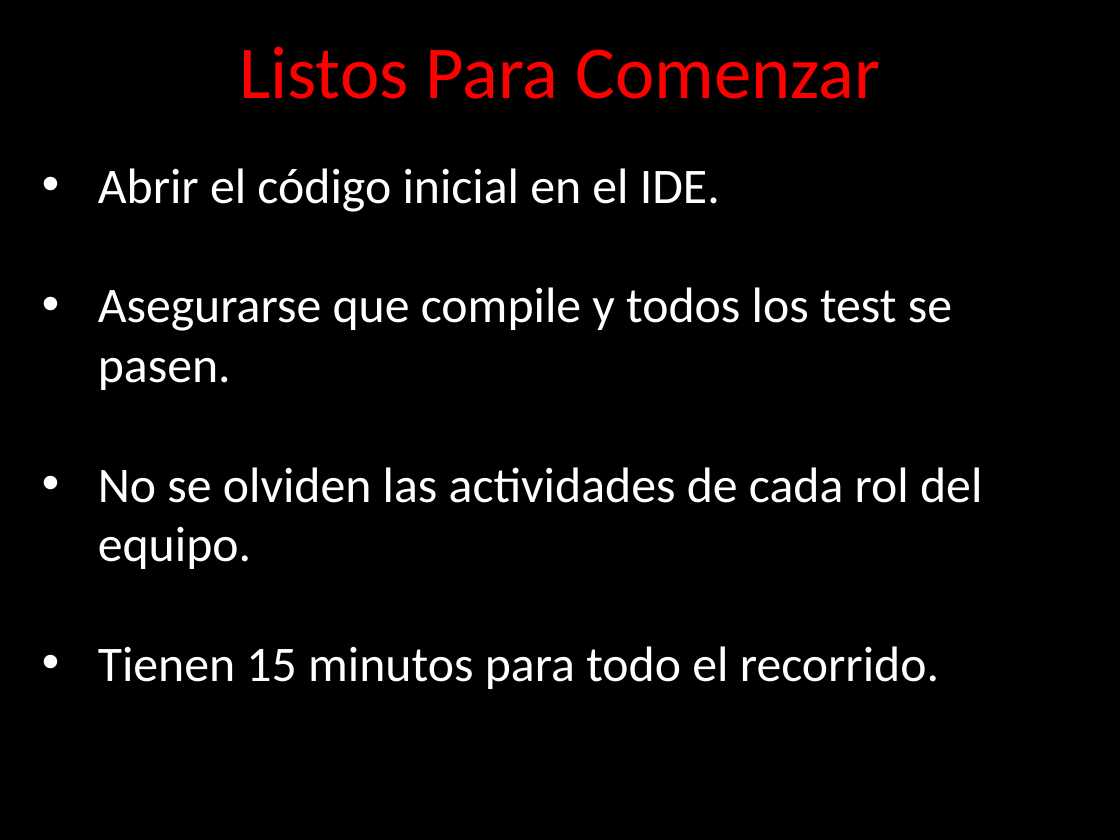
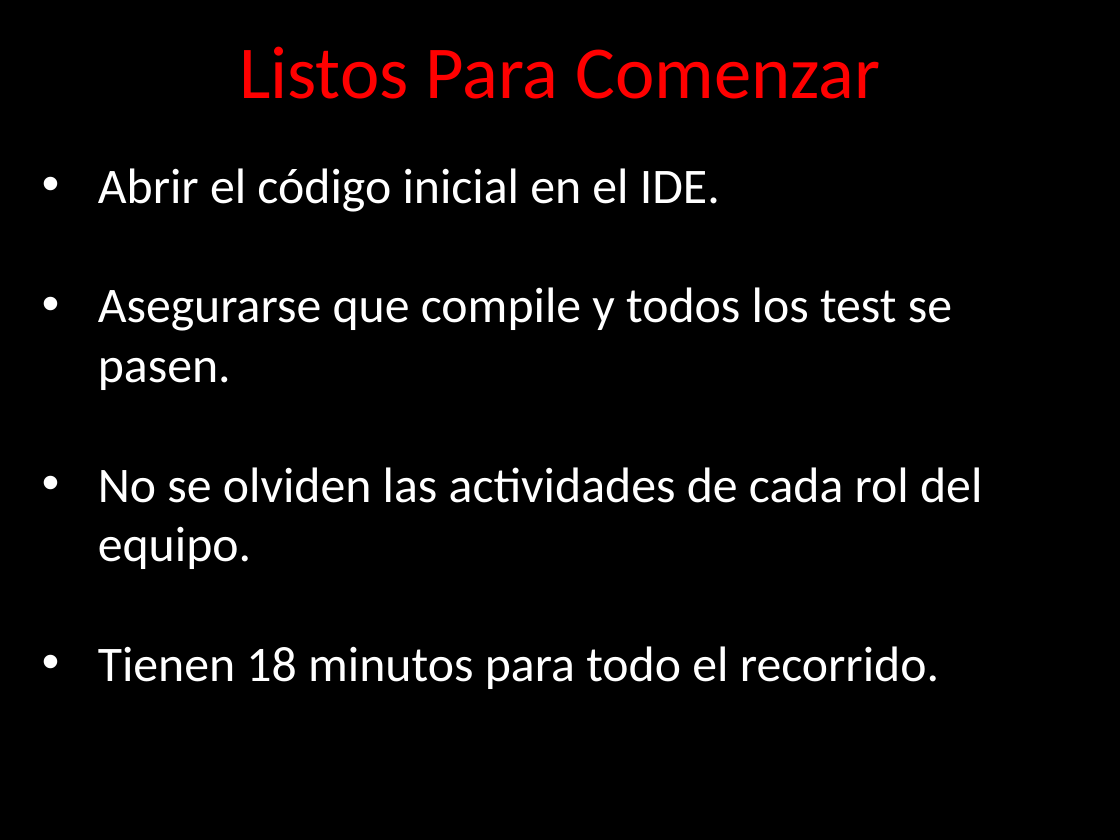
Before and after one commit to angelnunezsalazar/Refactoring-Golf, a slide deck: slide 23 of ppt/Diapositivas.pptx. Drawn at 1120x840 pixels with LibreOffice and Linux fonts; fonts in the diff are those of the drawing; background and template pictures are left out. Boxes give left, top, right and bottom in pixels: in the first picture for what was removed or moved away, otherwise in the second. Text is boxed around its words. In the diff, an @@ line names an element or a change of style, - is before the commit and + after.

```diff
--- a/ppt/Diapositivas.pptx
+++ b/ppt/Diapositivas.pptx
@@ text at bbox=[98, 646, 939, 689]: text changed @@
-• Tienen 15 minutos para todo el recorrido.
+• Tienen 18 minutos para todo el recorrido.
```
Also in this commit, not shown: 4 other slides changed, 13 other files.
